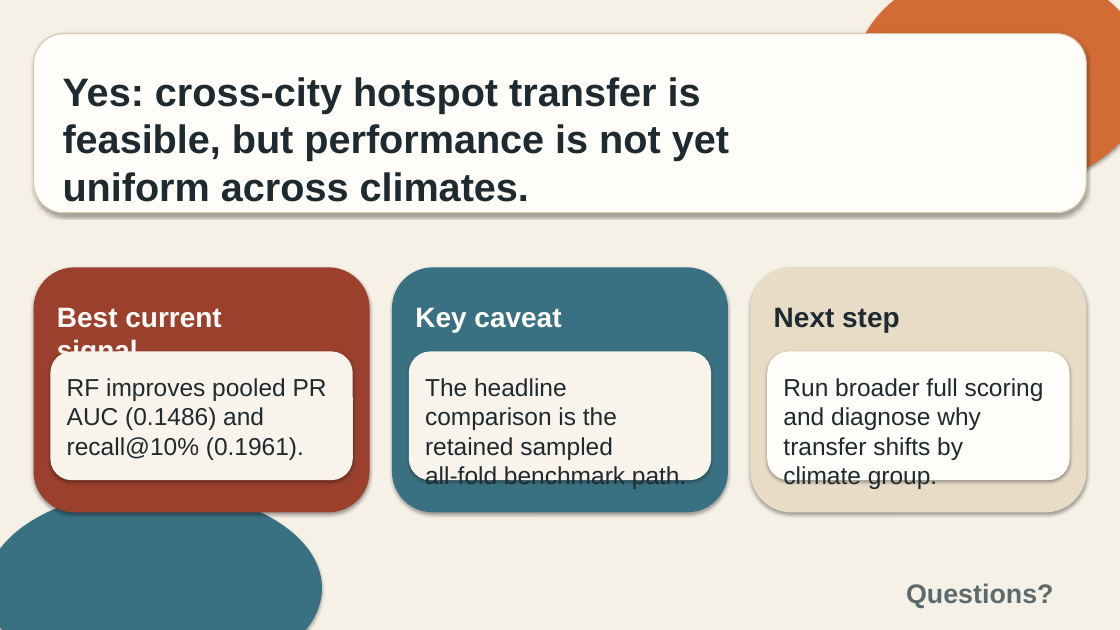
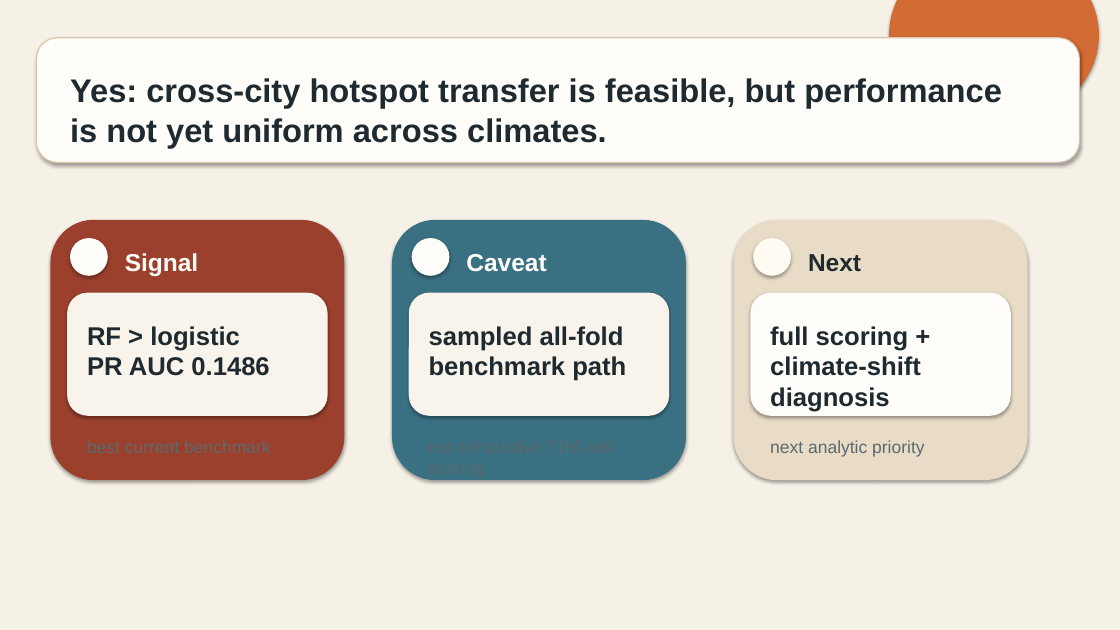
Before and after one commit to goldember12-alt/urban-heat-mapping-dataset, a slide deck: slide 6 of docs/presentation_2026/urban_heat_transfer_presentation.pptx. Drawn at 1120x630 pixels with LibreOffice and Linux fonts; fonts in the diff are those of the drawing. Boxes give left, top, right and bottom in pixels: in the first picture for what was removed or moved away, otherwise in the second. Text is boxed around its words. In the diff, an @@ line names an element or a change of style, - is before the commit and + after.

```diff
--- a/docs/presentation_2026/urban_heat_transfer_presentation.pptx
+++ b/docs/presentation_2026/urban_heat_transfer_presentation.pptx
@@ ellipse: place and size @@
-ellipse at [854, 0, 1120, 189]
+ellipse at [889, 0, 1099, 126]
@@ rounded rectangle: place and size @@
-rounded rectangle at [34, 34, 1086, 213]
+rounded rectangle at [36, 38, 1080, 162]
@@ text at [70, 78, 1002, 148]: text changed; size 34 to 28 pt @@
-Yes: cross-city hotspot transfer is
-feasible, but performance is not yet
-uniform across climates.
+Yes: cross-city hotspot transfer is feasible, but performance is not yet uniform across climates.
@@ rounded rectangle: place and size @@
-rounded rectangle at [34, 267, 370, 513]
+rounded rectangle at [50, 220, 344, 481]
@@ ellipse added at [70, 238, 108, 276], fill #FFFDFA @@
@@ rounded rectangle: place and size @@
-rounded rectangle at [392, 267, 728, 513]
+rounded rectangle at [392, 220, 686, 481]
@@ ellipse added at [412, 238, 450, 276], fill #FFFDFA @@
@@ rounded rectangle: place and size @@
-rounded rectangle at [750, 267, 1086, 513]
+rounded rectangle at [734, 220, 1028, 481]
@@ ellipse added at [754, 238, 791, 276], fill #FFFAF2 @@
@@ text at [125, 253, 198, 276]: text changed; size 24 to 21 pt @@
-Best current signal
+Signal
@@ text at [466, 254, 546, 272]: text changed; size 24 to 21 pt @@
-Key caveat
+Caveat
@@ text at [808, 254, 861, 272]: text changed; size 24 to 21 pt @@
-Next step
+Next
@@ rounded rectangle: place and size @@
-rounded rectangle at [50, 351, 353, 480]
+rounded rectangle at [67, 292, 328, 416]
@@ rounded rectangle: place and size @@
-rounded rectangle at [409, 351, 712, 480]
+rounded rectangle at [409, 292, 670, 416]
@@ rounded rectangle: place and size @@
-rounded rectangle at [767, 351, 1070, 480]
+rounded rectangle at [750, 292, 1011, 416]
@@ text at [87, 326, 269, 376]: text changed; size 21 to 22 pt; bold on @@
-RF improves pooled PR
-AUC (0.1486) and
-recall@10% (0.1961).
+RF > logistic
+PR AUC 0.1486
@@ text at [429, 326, 626, 381]: text changed; size 21 to 22 pt; bold on @@
-The headline
-comparison is the
-retained sampled
-all-fold benchmark path.
+sampled all-fold
+benchmark path
@@ text added at [770, 326, 921, 412], 22 pt, text #1E2A2F, bold @@
+full scoring +
+climate-shift diagnosis
@@ text added at [816, 326, 908, 351], 15 pt, text #5C696D @@
+not exhaustive 71M-cell scoring
@@ text removed at [783, 378, 1044, 489] @@
-Run broader full scoring
-and diagnose why
-transfer shifts by
-climate group.
@@ text added at [770, 440, 924, 457], 15 pt, text #5C696D @@
+next analytic priority
@@ ellipse removed at [0, 490, 322, 630] @@
@@ text removed at [906, 583, 1053, 608] @@
-Questions?
```
Also in this commit, not shown: 3 other slides changed, 3 slides added, 2 slides removed, 8 other files.
